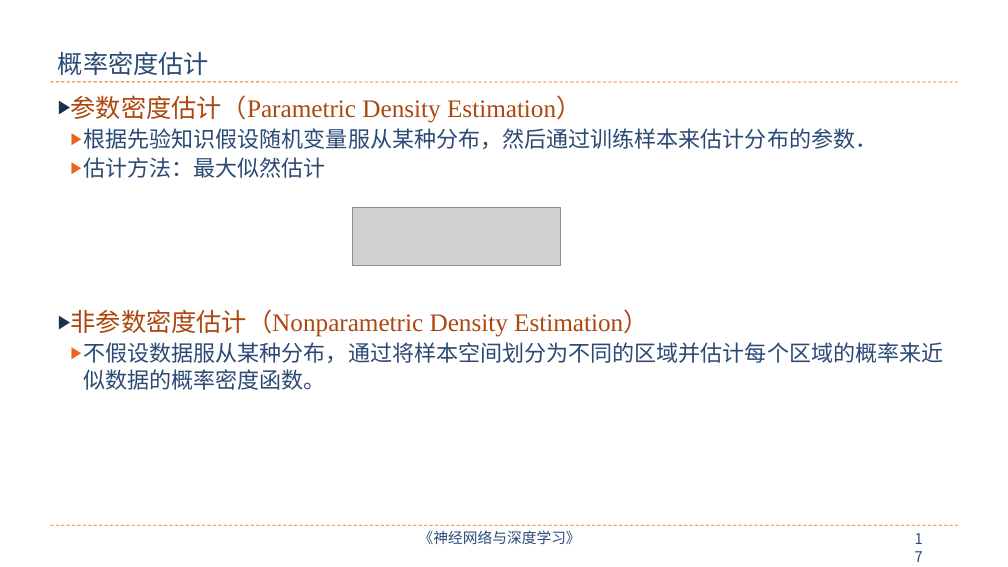
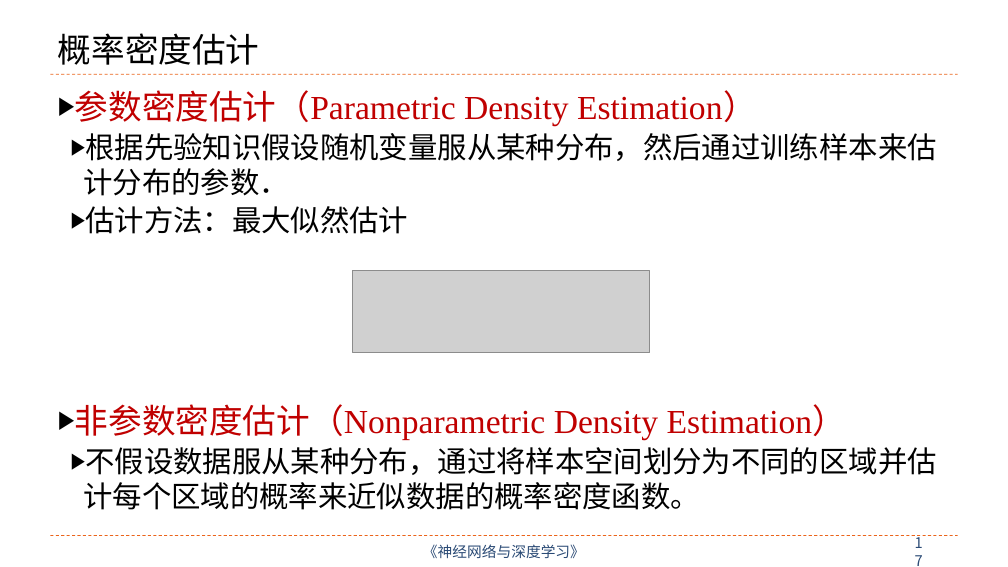
Before and after one commit to nndl/nndl.github.io, a slide deck: slide 17 of ppt/chap-无监督学习.pptx. Drawn at 1008x567 pixels with LibreOffice and Linux fonts; fonts in the diff are those of the drawing; grey boxes stand for pictures. Boxes give left, top, right and bottom in pixels: in the first picture for what was removed or moved away, otherwise in the second. Text is boxed around its words. In the diff, an @@ line names an element or a change of style, - is before the commit and + after.

```diff
--- a/ppt/chap-无监督学习.pptx
+++ b/ppt/chap-无监督学习.pptx
@@ title "概率密度估计" at (x1=58, y1=33, x2=260, y2=65): size 24 to 32 pt, text colour #2A4A75 to #000000 @@
@@ text "参数密度估计（Parametric Density Estimation）" at (x1=75, y1=90, x2=936, y2=510): size 24 to 32 pt, text colour #AD470F to #C00000 in "参数密度估计（Parametric Density Estimation）", "非参数密度估计（Nonparametric Density Estimation）"; size 21 to 28 pt, text colour #2A4A75 to #000000 in "根据先验知识假设随机变量服从某种分布，然后通过训练样本来估计分布的参数．", "估计方法：最大似然估计", "不假设数据服从某种分布，通过将样本空间划分为不同的区域并估计每个区域的概率来近似数据的概率密度函数。"; bullet colour #1C314E to #000000; bullet colour #EB641B to #000000 @@
@@ line moved from (51, 82) - (958, 82) to (51, 74) - (958, 74) @@
@@ picture resized from (x1=353, y1=208, x2=561, y2=265) to (x1=353, y1=271, x2=650, y2=352) @@
@@ line moved from (51, 526) - (958, 526) to (51, 535) - (958, 535) @@
@@ text "《神经网络与深度学习》" at (x1=423, y1=544, x2=585, y2=558): vertical alignment top to middle @@
@@ text "《神经网络与深度学习》" moved from (x1=419, y1=530, x2=581, y2=544) to (x1=423, y1=544, x2=585, y2=558) @@
@@ page number moved from (x1=907, y1=526, x2=938, y2=552) to (x1=907, y1=539, x2=938, y2=565) @@
@@ page number at (x1=907, y1=539, x2=938, y2=565): vertical alignment top to middle @@
```
Also in this commit, not shown: 26 other slides changed, 1 slide added, 1 slide removed, 3 other files.
